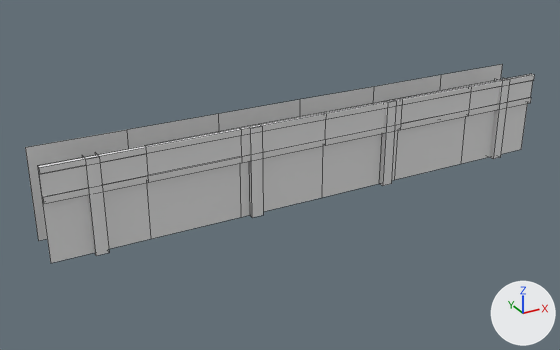
One commit to the FBX model Assets/Art/Models/Environment/Wall-WoodDetailed-Top.fbx: the scene before it, then after it.
Both versions are drawn from a 50 mm camera at (-4.18, 1.87, 4.7) aimed at (-0.35, 8.83, 1.22). The axes (+X, +Y, +Z) are drawn at lower right. The lights are the same throughout. The older version comes first. Mesh edges are drawn as thin lines. Where no turn or scale is listed for an object, it has been applied to the vertices.

In view in the first picture: 'Wall-WoodDetailed-Top'.
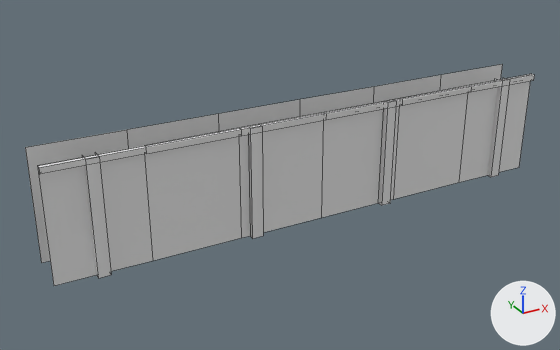
The newer file is also turned or shifted as a whole; pictures and numbers use the older file's frame.

What changed in the scene script:
```text
Change me_cube_027:
    used by ob_wall_wooddetailed_top; location = (0.0, 9.0, 0.0)
    remove me_cube_027.from_pydata(...)  # 116 vertices, 70 faces; spans x -3.0..3.0, y -0.57..0.0, z 1.0..2.0
    add me_cube_027.from_pydata(...)  # 88 vertices, 46 faces; spans x -3.0..3.0, y -0.57..0.0, z 0.75..2.0
    me_cube_027 part 1
    35 vertices are removed from x -3.0..3.0, y -0.55..-0.5, z 1.64..1.93
    30 faces are deleted
    30 vertices in x -3.0..3.0, y -0.57..0.0, z 1.0 move by (0.0, 0.0, -0.25)
    7 new vertices lie (0.0, 0.05, 0.0) away from vertices in x -3.0..3.0, y -0.55, z 1.93
    6 new faces join them, mat_wood (white #e7e7e7)
```

Where the change shows, as pixel boxes (x1, y1, x2, y2) in the pictures (560 x 350 px):
'Wall-WoodDetailed-Top', reshaped (12% taller)
    before: (25, 64, 534, 263)
    after: (25, 64, 534, 286)
part 1 of me_cube_027, cut back
    before: (39, 78, 533, 256)
    after: (38, 78, 510, 278)
